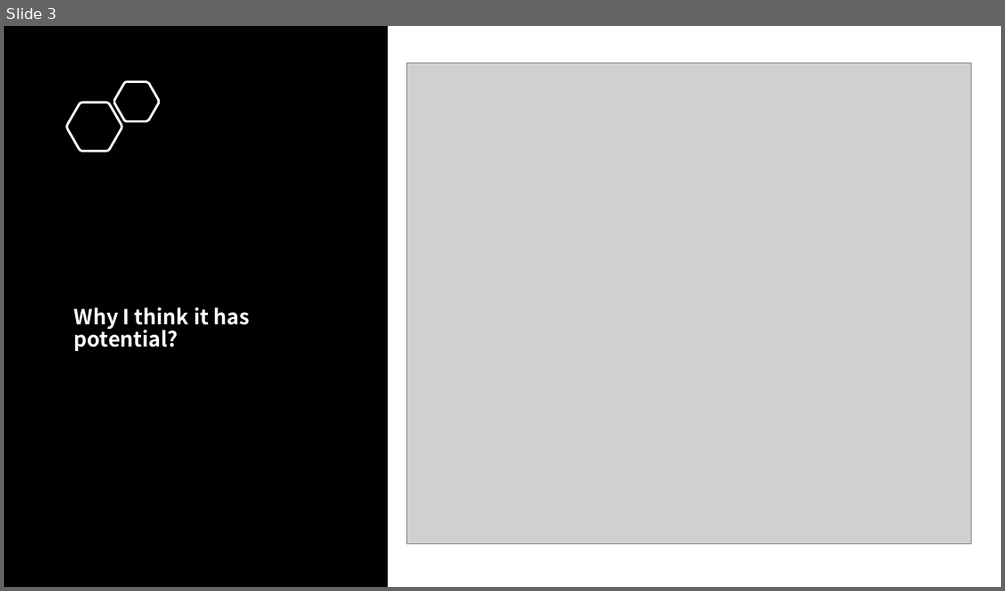
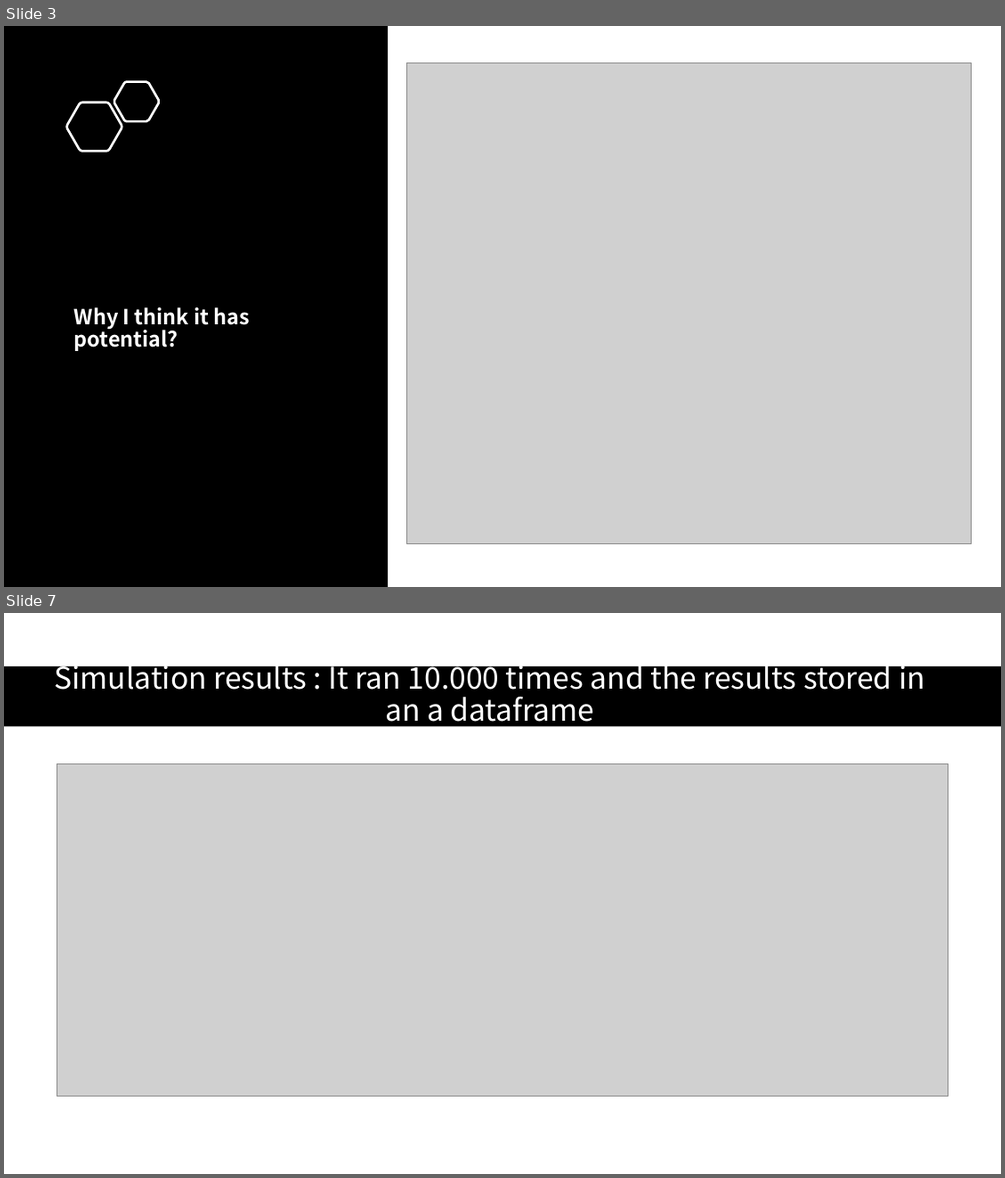
Before and after one commit to Shinan-tech/Final-Project_portfolio-optimization, a slide deck: Final Project_portfolio optimisation.pptx. Shown one above the other, each under a label of ours: slide 3 before the commit, slides 3 and 7 after it; the slides between them are not shown. The pictures are 1005x591 and 1005x1178 pixels, drawn with LibreOffice and Linux fonts; fonts in the diff are those of the drawing; grey boxes stand for pictures. Boxes give left, top, right and bottom in pixels: in the first picture for what was removed or moved away, otherwise in the second. Text is boxed around its words. In the diff, an @@ line names an element or a change of style, - is before the commit and + after.

```diff
--- a/Final Project_portfolio optimisation.pptx
+++ b/Final Project_portfolio optimisation.pptx
@@ slide 7 added at (4, 613, 1001, 1174), background #FFFFFF @@
@@ title added at (55, 657, 925, 730), 28.8 pt, text #FFFFFF @@
+Simulation results : It ran 10.000 times and the results stored in an a dataframe
@@ rectangle added at (4, 666, 1001, 727), fill #000000 @@
@@ picture added at (57, 763, 948, 1095) @@
```
Also in this commit, not shown: 1 slide changed, 5 other slides added, 3 other files.
